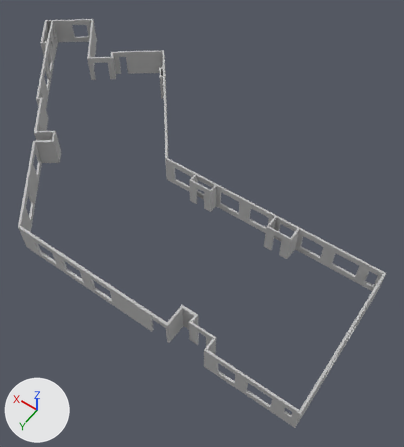
One commit to the FBX model Prithvi/Models/Elevtion/Type_01.fbx: the scene before it, then after it.
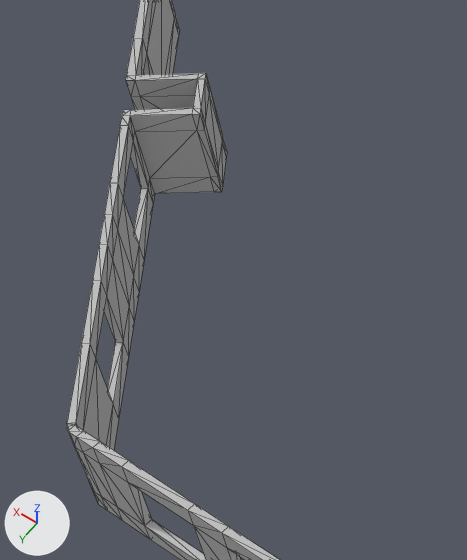
The first picture shows the older version from a 50 mm camera at (-23.2, 27.4, 48.1) aimed at (-3.1, -0.8, 3.7). The close-ups show both versions on the part from 0% to 31% of the width and 25% to 59% of the height of that picture; other places that the commit changed are outside them. Arrows for +X, +Y and +Z are at lower left; the lights stay in place. The close-ups show mesh edges as thin lines. Where no turn or scale is listed for an object, it has been applied to the vertices.

In view in the first close-up: 'TYPE_01_walls'.
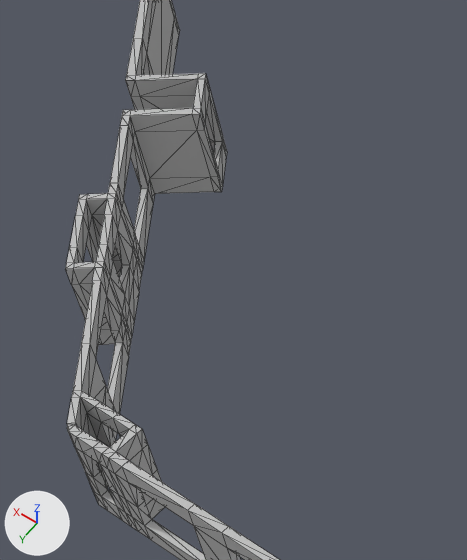
The change, as a list of edits to the scene's bpy script:
```text
Change me_mesh_001:
    used by ob_type_01_walls; location = (3.96, -1.75, 7.49)
    remove me_mesh_001.from_pydata(...)  # 1188 vertices, 2496 faces; spans x -24.9..24.9, y -14.0..14.0, z -1.5..1.5
    add me_mesh_001.from_pydata(...)  # 1516 vertices, 3204 faces; spans x -24.9..24.9, y -14.0..14.1, z -1.5..1.5
    me_mesh_001 part 1: 202 vertices added at x 1.7..9.0, y 7.5..14.0, z -1.5..1.5
```

Pixel boxes [x1, y1, x2, y2] of what changed, in the close-ups (467 x 560 px):
'TYPE_01_walls', reshaped: before [67, 0, 280, 560]; after [65, 0, 280, 560]
part 1 of me_mesh_001, added: after [65, 183, 165, 539]
